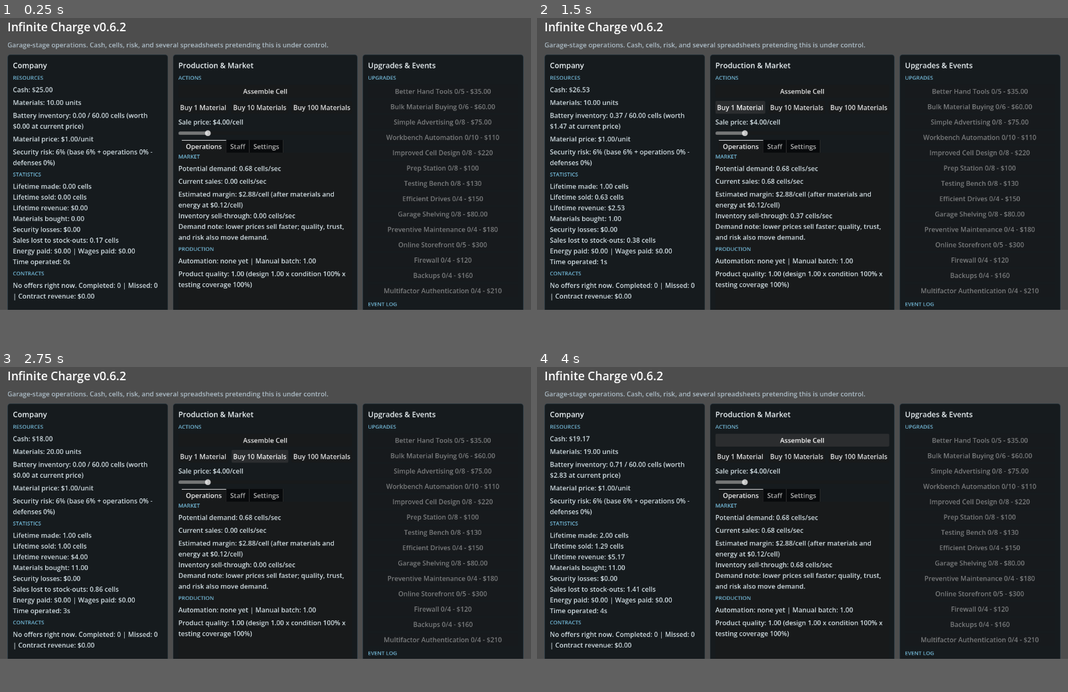
Above: before the commit, frames 1-4 (two rows, left to right).
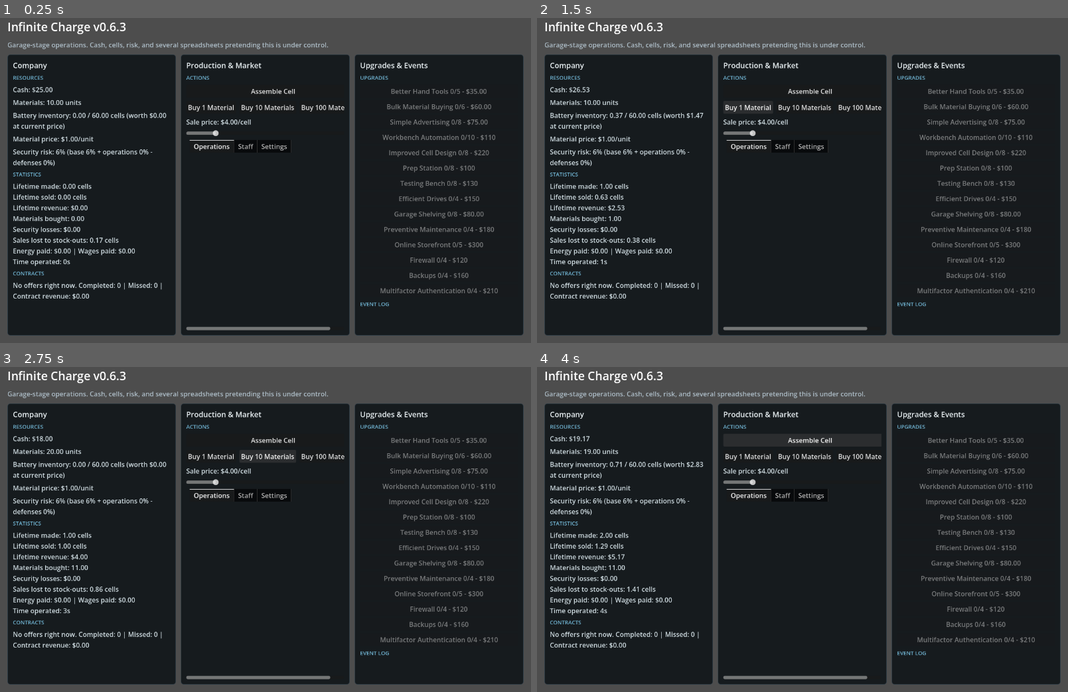
Above: after the commit, the same moments.

Repository: Moose151/infinite-charge
Game: Godot game, scene res://scenes/Main.tscn
Same seed, same stepped clock (60 frames per second), same inputs: the game is played once before the commit and once after it.
Inputs:
- Up to frame 1 (0.25 s): no input
- Up to frame 2 (1.5 s): click "Assemble Cell" at 0.5 s; click "Buy 1 Material" at 1.25 s
- Up to frame 3 (2.75 s): click "Buy 10 Materials" at 2 s
- Up to frame 4 (4 s): click "Buy 100 Materials" at 2.75 s; click "Assemble Cell" at 3.5 s
The window is 800x450 before the commit and 800x500 after it. Grey fills any space a smaller window leaves; there, only what the larger window draws over its background counts as a difference.

The runs differ from the first frame. In frame 1, 12% of the frame differs, in the area x 0-100%, y 1-100%; in frame 2, 12%; in frame 3, 12%; in frame 4, 12%.

Commit message:
Keep garage UI within viewport

Diff:
--- a/project.godot
+++ b/project.godot
@@ -15,7 +15,7 @@
 [application]
 
 config/name="Infinite Charge"
-config/version="0.6.2"
+config/version="0.6.3"
 run/main_scene="res://scenes/Main.tscn"
 config/features=PackedStringArray("4.7", "Forward Plus")
 config/icon="res://icon.svg"
@@ -23,7 +23,7 @@
 [display]
 
 window/size/viewport_width=1280
-window/size/viewport_height=720
+window/size/viewport_height=800
 window/size/min_width=960
 window/size/min_height=540
 
--- a/scripts/main.gd
+++ b/scripts/main.gd
@@ -103,9 +103,9 @@
 	body.add_child(middle_panel)
 	body.add_child(right_panel)
 
-	var left: VBoxContainer = left_panel.get_node("Margin/Content") as VBoxContainer
-	var middle: VBoxContainer = middle_panel.get_node("Margin/Content") as VBoxContainer
-	var right: VBoxContainer = right_panel.get_node("Margin/Content") as VBoxContainer
+	var left: VBoxContainer = left_panel.get_node("Margin/Scroll/Content") as VBoxContainer
+	var middle: VBoxContainer = middle_panel.get_node("Margin/Scroll/Content") as VBoxContainer
+	var right: VBoxContainer = right_panel.get_node("Margin/Scroll/Content") as VBoxContainer
 
 	_add_section_heading(left, "Resources")
 	cash_label = _add_label(left)
@@ -326,10 +326,17 @@
 	margin.add_theme_constant_override("margin_bottom", 12)
 	panel.add_child(margin)
 
+	var scroll: ScrollContainer = ScrollContainer.new()
+	scroll.name = "Scroll"
+	scroll.size_flags_horizontal = Control.SIZE_EXPAND_FILL
+	scroll.size_flags_vertical = Control.SIZE_EXPAND_FILL
+	margin.add_child(scroll)
+
 	var box: VBoxContainer = VBoxContainer.new()
 	box.name = "Content"
 	box.add_theme_constant_override("separation", 8)
-	margin.add_child(box)
+	box.size_flags_horizontal = Control.SIZE_EXPAND_FILL
+	scroll.add_child(box)
 
 	var heading: Label = Label.new()
 	heading.text = title
Not shown, changed: CHANGELOG.md
